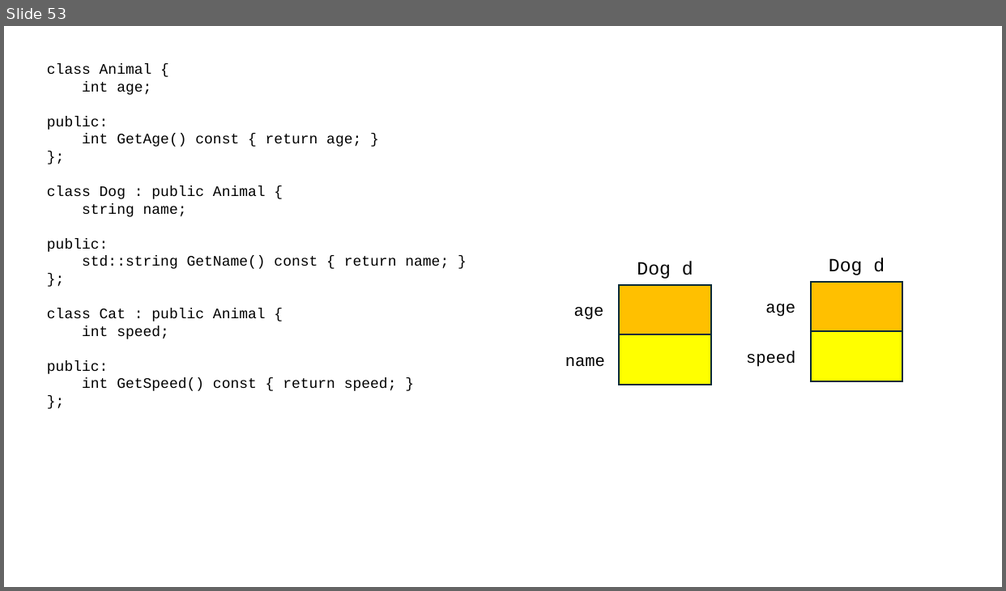
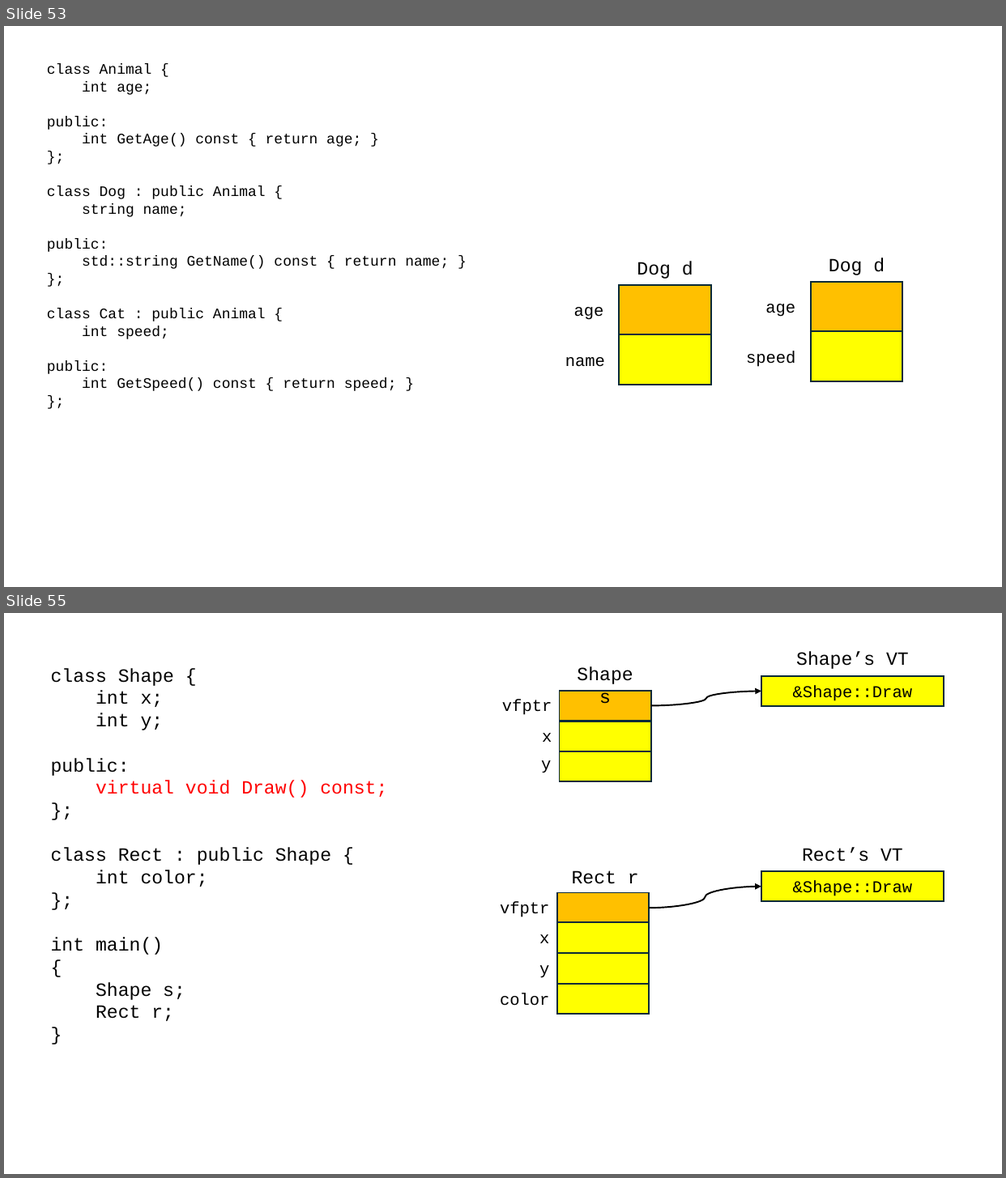
Before and after one commit to yoondev-classroom/cpp_240708, a slide deck: cpp_240708.pptx. Shown one above the other, each under a label of ours: slide 53 before the commit, slides 53 and 55 after it; the slides between them are not shown. The pictures are 1006x591 and 1006x1178 pixels, drawn with LibreOffice and Linux fonts; fonts in the diff are those of the drawing. Boxes give left, top, right and bottom in pixels: in the first picture for what was removed or moved away, otherwise in the second. Text is boxed around its words. In the diff, an @@ line names an element or a change of style, - is before the commit and + after.

```diff
--- a/cpp_240708.pptx
+++ b/cpp_240708.pptx
@@ slide 55 added at [4, 613, 1002, 1174], background #FFFFFF @@
@@ text added at [796, 652, 909, 669], 18 pt, text #000000 @@
+Shape’s VT
@@ text added at [51, 668, 387, 1021], 18 pt, text #000000 @@
+class Shape {
+int x;
+int y;
+public:
+virtual void Draw() const;
+};
+class Rect : public Shape {
+int color;
+};
+int main()
+{
+Shape s;
+Rect r;
+}
@@ text added at [577, 666, 633, 704], 18 pt, text #000000 @@
+Shape s
@@ rectangle added at [761, 676, 944, 706], fill #FFFF00, outline #092A39 1.5 pt, 16 pt, text #000000 @@
+&Shape::Draw
@@ text added at [502, 699, 552, 715], 16 pt, text #000000 @@
+vfptr
@@ rectangle added at [560, 691, 651, 721], fill #FFC000, outline #092A39 1.5 pt @@
@@ curved arrow added from (651, 706) to (761, 691), #000000 1.5 pt @@
@@ text added at [542, 733, 552, 742], 16 pt, text #000000 @@
+x
@@ rectangle added at [560, 722, 651, 752], fill #FFFF00, outline #092A39 1.5 pt @@
@@ rectangle added at [560, 752, 651, 781], fill #FFFF00, outline #092A39 1.5 pt @@
@@ text added at [541, 760, 551, 773], 16 pt, text #000000 @@
+y
@@ text added at [802, 847, 903, 862], 18 pt, text #000000 @@
+Rect’s VT
@@ text added at [572, 871, 639, 884], 18 pt, text #000000 @@
+Rect r
@@ rectangle added at [761, 871, 944, 901], fill #FFFF00, outline #092A39 1.5 pt, 16 pt, text #000000 @@
+&Shape::Draw
@@ text added at [500, 901, 549, 918], 16 pt, text #000000 @@
+vfptr
@@ rectangle added at [557, 893, 650, 923], fill #FFC000, outline #092A39 1.5 pt @@
@@ curved arrow added from (649, 908) to (761, 886), #000000 1.5 pt @@
@@ rectangle added at [557, 923, 650, 953], fill #FFFF00, outline #092A39 1.5 pt @@
@@ text added at [539, 935, 549, 943], 16 pt, text #000000 @@
+x
@@ text added at [539, 965, 549, 978], 16 pt, text #000000 @@
+y
@@ rectangle added at [557, 954, 650, 983], fill #FFFF00, outline #092A39 1.5 pt @@
@@ text added at [500, 994, 549, 1006], 16 pt, text #000000 @@
+color
@@ rectangle added at [557, 983, 650, 1013], fill #FFFF00, outline #092A39 1.5 pt @@
```
Also in this commit, not shown: 7 other slides added, 1 slide removed, 1 other file.
